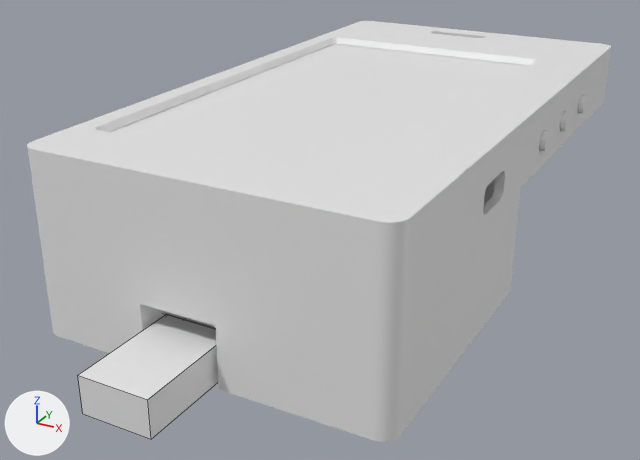
An edit to the Blender file projects/prototypes/SubverseReader_REV1/enclosure/SR-16/SR-16.blend, drawn before and after from the same camera.
One viewpoint serves both versions: a 50 mm lens placed at (71.3, -151.5, 44.4), pointed at (-4.1, -14.5, -24.1). Arrows for +X, +Y and +Z are at lower left; the lights stay in place. The older version comes first. Mesh edges are drawn as thin lines on the coarser meshes.

Names of what the first picture shows: 'SR-16-back', 'SR-16-front', 'ref-glass', 'ref-usb-plug' and 4 more.
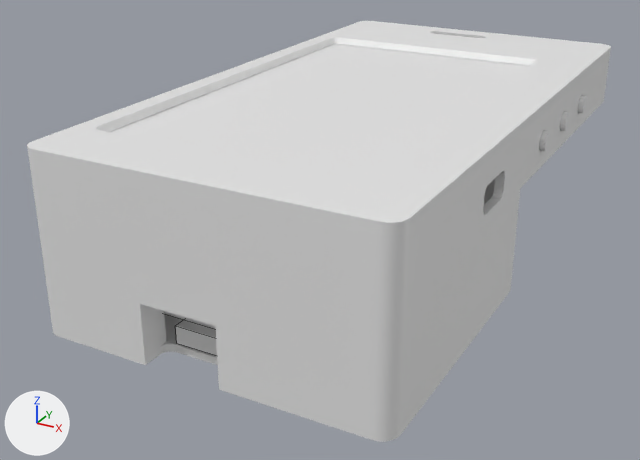
Diff of the bpy script that builds the scene:
```diff
--- a/projects/prototypes/SubverseReader_REV1/enclosure/SR-16/SR-16.blend.py
+++ b/projects/prototypes/SubverseReader_REV1/enclosure/SR-16/SR-16.blend.py
@@ ob_ref_usb_plug @@
 ob_ref_usb_plug.location = (0.0, 0.0, 0.0)
+ob_ref_usb_plug.hide_viewport = True
```

Boxes (x1, y1, x2, y2) around the edits, measured in the pictures (640 x 460 px):
'ref-usb-plug', hidden: before (78, 314, 218, 439)
